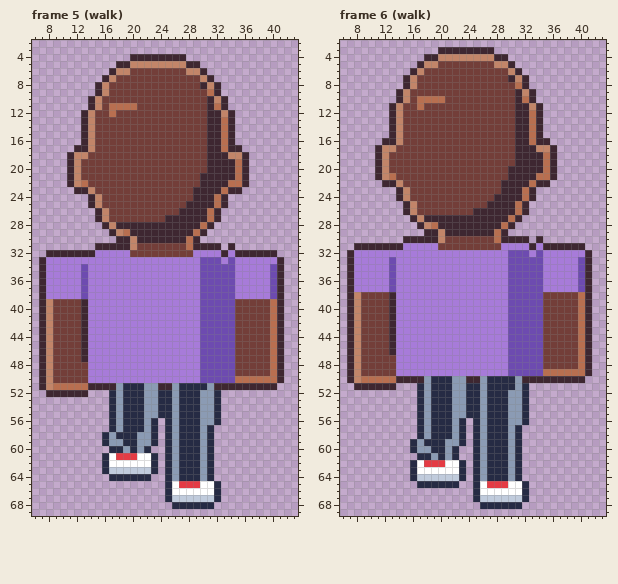
Edited in one commit: pixel-art file (art/road/walker-mr-b.aseprite). Above: the version before the commit.
48x72 pixels, 28 frames. Shown: frame 5 (walk): x 6..43, y 2..69; frame 6 (walk): x 6..43, y 2..69. The commit also changed other frames, which this record leaves out.
Once edited:
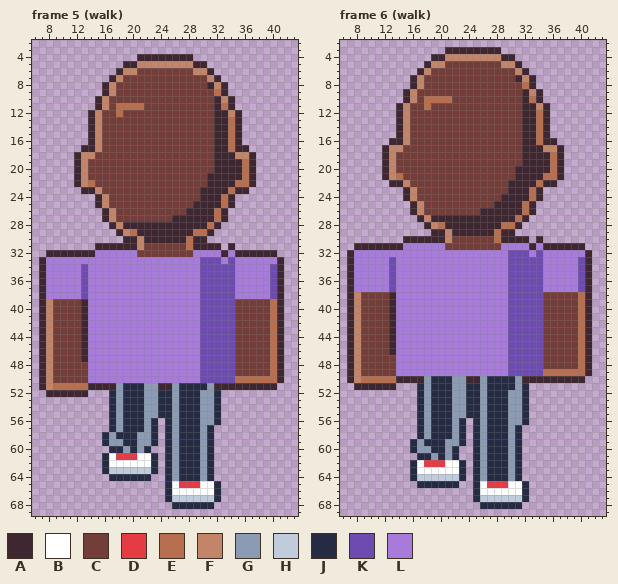
Palette (. is transparent): A #3e2731  B #ffffff  C #733e39  D #e43b44  E #b86f50  F #c28569  G #8b9bb4  H #c0cbdc  J #262b44  K #6d4bb0  L #a77bd9
From the commit log: Coordinate walker head sway with the walking gait
Diff:
--- frame 5 (walk)
@@ x 6..43 @@
  3 ......................................
- 4 ..............AAAAAAAA................
- 5 ............AAFFFFFFFFAA..............
- 6 ...........AFFCCCCCCCCFFA.............
- 7 ..........AFCCCCCCCCCCCCFA............
- 8 .........AFCCCCCCCCCCCCCAFA...........
- 9 .........AFCCCCCCCCCCCCCCEA...........
-10 ........AFCCCCCCCCCCCCCCCAFA..........
-11 ........AFCEEEECCCCCCCCCCAEA..........
-12 .......AFCCECCCCCCCCCCCCCAAFA.........
-13 .......AFCCCCCCCCCCCCCCCCAAEA.........
-14 .......AFCCCCCCCCCCCCCCCCAAEA.........
-15 .......AFCCCCCCCCCCCCCCCCAAEA.........
-16 .......AFCCCCCCCCCCCCCCCCAAEA.........
-17 ......AAFCCCCCCCCCCCCCCCCAAEAA........
-18 .....AFFCCCCCCCCCCCCCCCCCAAAFFA.......
-19 .....AFCCCCCCCCCCCCCCCCCCAAAAEA.......
-20 .....AFCCCCCCCCCCCCCCCCCCAAAAEA.......
-21 .....AFCCCCCCCCCCCCCCCCCAAAAAEA.......
-22 .....AFECCCCCCCCCCCCCCCCAAAAEEA.......
-23 ......AAFCCCCCCCCCCCCCCAAAAEAA........
-24 ........AFCCCCCCCCCCCCCAAAEA..........
-25 ........AFCCCCCCCCCCCCAAAAEA..........
-26 .........AFCCCCCCCCCCAAAAEA...........
-27 .........AFCCCCCCCCAAAAAAEA...........
-28 ..........AFAAAAAAAAAAAAEA............
-29 ...........AFEAAAAAAAAAEA.............
-30 ............AAFAAAAAAAEA..............
-31 .........AAAAAFCCCCCCCEAAAA.A.........
-32 ..AAAAAAALLLLLCCCCCCCCCLLLLALAAAAAA...
+ 4 ...............AAAAAAAA...............
+ 5 .............AAFFFFFFFFAA.............
+ 6 ............AFFCCCCCCCCFFA............
+ 7 ...........AFCCCCCCCCCCCCFA...........
+ 8 ..........AFCCCCCCCCCCCCCAFA..........
+ 9 ..........AFCCCCCCCCCCCCCCEA..........
+10 .........AFCCCCCCCCCCCCCCCAFA.........
+11 .........AFCEEEECCCCCCCCCCAEA.........
+12 ........AFCCECCCCCCCCCCCCCAAFA........
+13 ........AFCCCCCCCCCCCCCCCCAAEA........
+14 ........AFCCCCCCCCCCCCCCCCAAEA........
+15 ........AFCCCCCCCCCCCCCCCCAAEA........
+16 ........AFCCCCCCCCCCCCCCCCAAEA........
+17 .......AAFCCCCCCCCCCCCCCCCAAEAA.......
+18 ......AFFCCCCCCCCCCCCCCCCCAAAFFA......
+19 ......AFCCCCCCCCCCCCCCCCCCAAAAEA......
+20 ......AFCCCCCCCCCCCCCCCCCCAAAAEA......
+21 ......AFCCCCCCCCCCCCCCCCCAAAAAEA......
+22 ......AFECCCCCCCCCCCCCCCCAAAAEEA......
+23 .......AAFCCCCCCCCCCCCCCAAAAEAA.......
+24 .........AFCCCCCCCCCCCCCAAAEA.........
+25 .........AFCCCCCCCCCCCCAAAAEA.........
+26 ..........AFCCCCCCCCCCAAAAEA..........
+27 ..........AFCCCCCCCCAAAAAAEA..........
+28 ...........AFAAAAAAAAAAAAEA...........
+29 ............AFEAAAAAAAAEEA............
+30 .............AAFAAAAAAEAA.............
+31 .........AAAAAAFCCCCCCEAAAA.A.........
+32 ..AAAAAAALLLLLLCCCCCCCCLLLLALAAAAAA...
 33 .ALLLLLLLLLLLLLLLLLLLLLLKKKLKLLLLLLA..
--- frame 6 (walk)
@@ x 6..43 @@
  2 ......................................
- 3 ..............AAAAAAAA................
- 4 ............AAFFFFFFFFAA..............
- 5 ...........AFFCCCCCCCCFFA.............
- 6 ..........AFCCCCCCCCCCCCFA............
- 7 .........AFCCCCCCCCCCCCCAFA...........
- 8 .........AFCCCCCCCCCCCCCCEA...........
- 9 ........AFCCCCCCCCCCCCCCCAFA..........
-10 ........AFCEEEECCCCCCCCCCAEA..........
-11 .......AFCCECCCCCCCCCCCCCAAFA.........
-12 .......AFCCCCCCCCCCCCCCCCAAEA.........
-13 .......AFCCCCCCCCCCCCCCCCAAEA.........
-14 .......AFCCCCCCCCCCCCCCCCAAEA.........
-15 .......AFCCCCCCCCCCCCCCCCAAEA.........
-16 ......AAFCCCCCCCCCCCCCCCCAAEAA........
-17 .....AFFCCCCCCCCCCCCCCCCCAAAFFA.......
-18 .....AFCCCCCCCCCCCCCCCCCCAAAAEA.......
-19 .....AFCCCCCCCCCCCCCCCCCCAAAAEA.......
-20 .....AFCCCCCCCCCCCCCCCCCAAAAAEA.......
-21 .....AFECCCCCCCCCCCCCCCCAAAAEEA.......
-22 ......AAFCCCCCCCCCCCCCCAAAAEAA........
-23 ........AFCCCCCCCCCCCCCAAAEA..........
-24 ........AFCCCCCCCCCCCCAAAAEA..........
-25 .........AFCCCCCCCCCCAAAAEA...........
-26 .........AFCCCCCCCCAAAAAAEA...........
-27 ..........AFAAAAAAAAAAAAEA............
-28 ...........AFEAAAAAAAAAEA.............
-29 ............AAFAAAAAAAEA..............
-30 .........AAAAAFCCCCCCCEAAAA.A.........
-31 ..AAAAAAALLLLLCCCCCCCCCLLLLALAAAAAA...
+ 3 ...............AAAAAAAA...............
+ 4 .............AAFFFFFFFFAA.............
+ 5 ............AFFCCCCCCCCFFA............
+ 6 ...........AFCCCCCCCCCCCCFA...........
+ 7 ..........AFCCCCCCCCCCCCCAFA..........
+ 8 ..........AFCCCCCCCCCCCCCCEA..........
+ 9 .........AFCCCCCCCCCCCCCCCAFA.........
+10 .........AFCEEEECCCCCCCCCCAEA.........
+11 ........AFCCECCCCCCCCCCCCCAAFA........
+12 ........AFCCCCCCCCCCCCCCCCAAEA........
+13 ........AFCCCCCCCCCCCCCCCCAAEA........
+14 ........AFCCCCCCCCCCCCCCCCAAEA........
+15 ........AFCCCCCCCCCCCCCCCCAAEA........
+16 .......AAFCCCCCCCCCCCCCCCCAAEAA.......
+17 ......AFFCCCCCCCCCCCCCCCCCAAAFFA......
+18 ......AFCCCCCCCCCCCCCCCCCCAAAAEA......
+19 ......AFCCCCCCCCCCCCCCCCCCAAAAEA......
+20 ......AFCCCCCCCCCCCCCCCCCAAAAAEA......
+21 ......AFECCCCCCCCCCCCCCCCAAAAEEA......
+22 .......AAFCCCCCCCCCCCCCCAAAAEAA.......
+23 .........AFCCCCCCCCCCCCCAAAEA.........
+24 .........AFCCCCCCCCCCCCAAAAEA.........
+25 ..........AFCCCCCCCCCCAAAAEA..........
+26 ..........AFCCCCCCCCAAAAAAEA..........
+27 ...........AFAAAAAAAAAAAAEA...........
+28 ............AFEAAAAAAAAEEA............
+29 .............AAFAAAAAAEAA.............
+30 .........AAAAAAFCCCCCCEAAAA.A.........
+31 ..AAAAAAALLLLLLCCCCCCCCLLLLALAAAAAA...
 32 .ALLLLLLLLLLLLLLLLLLLLLLKKKLKLLLLLLA..
Boxes around the changes in both pictures, in picture pixels (x1, y1, x2, y2):
changed: (67, 54, 256, 257)
changed: (375, 47, 564, 250)
